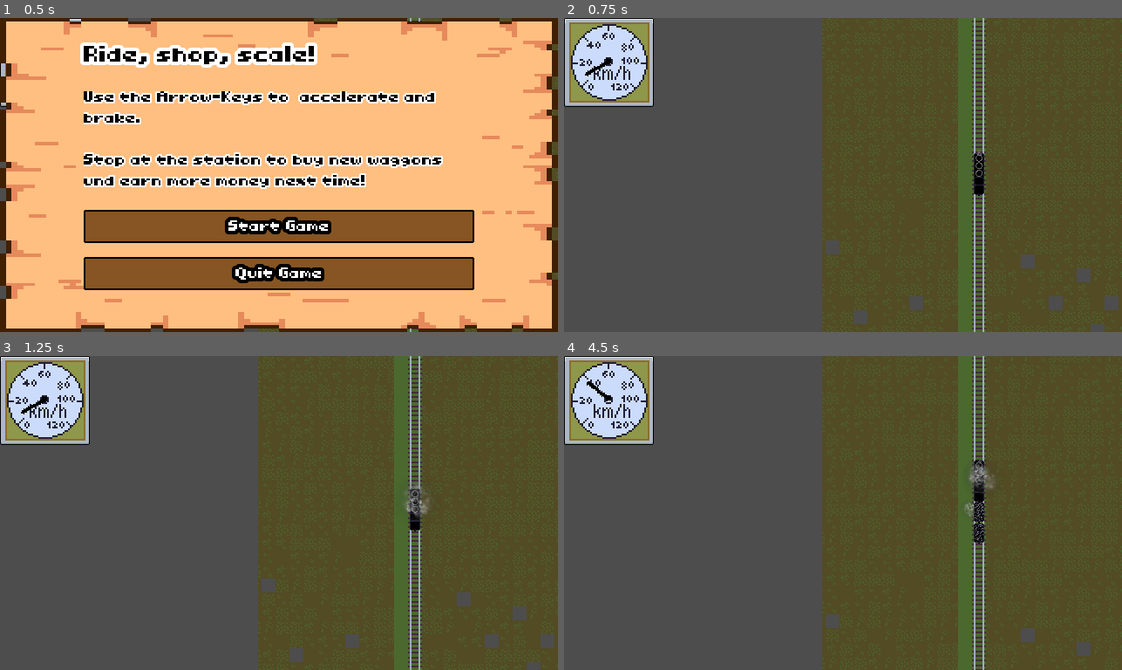
Above: before the commit, frames 1-4 (two rows, left to right).
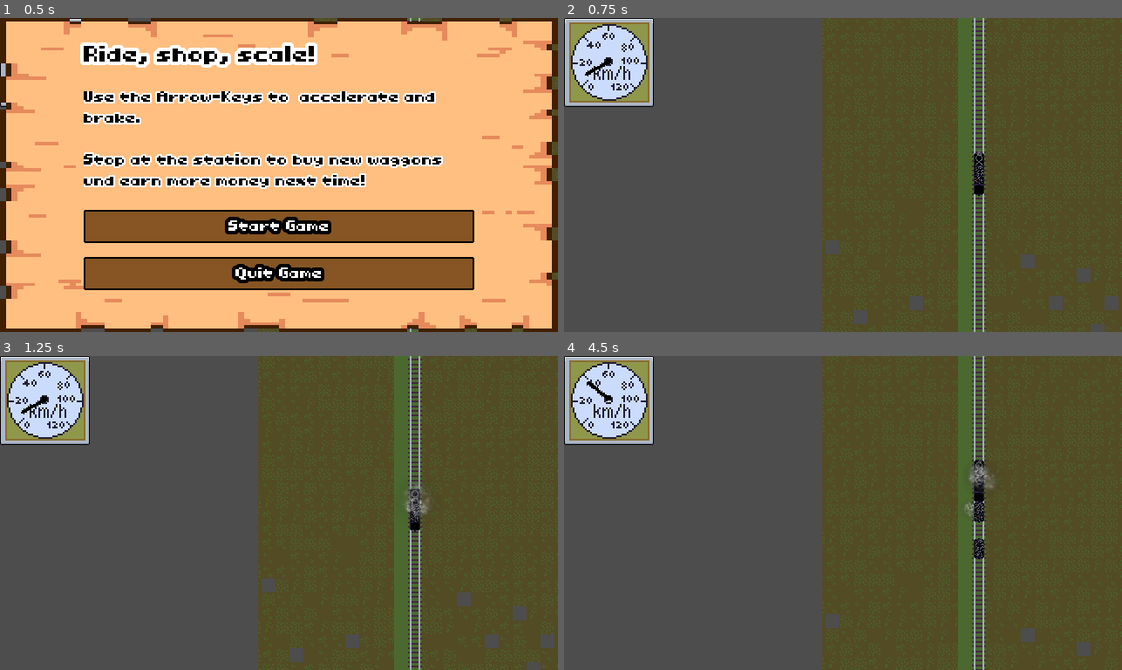
Above: after the commit, the same moments.

Repository: sthoni/gamejamaugust2024
Game: Godot game, scene res://game.tscn
Same seed, same stepped clock (60 frames per second), same inputs: the game is played once before the commit and once after it.
Inputs:
- Up to frame 1 (0.5 s): no input
- Up to frame 2 (0.75 s): click "Start Game" at 0.5 s
- Up to frame 3 (1.25 s): no input
- Up to frame 4 (4.5 s): tap Enter (shop) at 1.25, 1.52, 2.27, 3.77 s; hold Up (accelerate) 1.28-2.03 s; hold Down (brake) 2.03-2.78 s; hold Up (accelerate) 2.78-4.28 s; hold Down (brake) from 4.28 s (still down)

Frame 1 is identical in both runs. In frame 2, less than 0.1% of the frame differs, in the area x 73-76%, y 46-54%; in frame 3, less than 0.1%; in frame 4, 0.2%, in the area x 73-76%, y 50-65%.

Commit message:
improved path polynome

Diff:
--- a/level/level.tscn
+++ b/level/level.tscn
@@ -66,9 +66,9 @@
 
 [sub_resource type="Curve2D" id="Curve2D_ivpvi"]
 _data = {
-"points": PackedVector2Array(0, 0, 0, 0, 0, 300, 0, 0, 0, -100, 0, -360, 0, 100, 0, 0, -50, -600, 0, 0, 0, -100, -50, -1000, 0, 100, 0, 0, 0, -1400, 0, 0, 0, 0, 0, -1800)
+"points": PackedVector2Array(0, 0, 0, 0, 0, 300, 0, 10, 0, -10, 0, -360, 0, 15, 0, -15, 0, -409, 0, 10, 0, -10, -45, -436, 0, 100, 0, 0, -48, -600, -0.435258, 21.4618, 0.435258, -21.4618, -49, -1114, -13.7722, -0.145086, 13.7722, 0.145086, -25, -1146, 0.145086, 13.0577, -0.145086, -13.0577, 0, -1170, 0, 100, 0, 0, 0, -1400, 0, 0, 0, 0, 0, -1800)
 }
-point_count = 6
+point_count = 10
 
 [sub_resource type="RectangleShape2D" id="RectangleShape2D_ivpvi"]
 size = Vector2(126.75, 20)
--- a/train/train.gd
+++ b/train/train.gd
@@ -44,6 +44,7 @@
 	brake_power = 0.0
 	waggon_amount = 0
 	transport_amount = 0.0
+	paths = []
 	if items_label:
 		items_label.text = ""
 	if sprite:
Not shown: 1 places in items/item_pool_start.tres that only renumber resources
Not shown: 2 places in level/level.tscn that only renumber resources
Not shown: 1 places in train/train_start.tres that only renumber resources
Not shown: 1 places in ui/debug.tscn that only renumber resources
